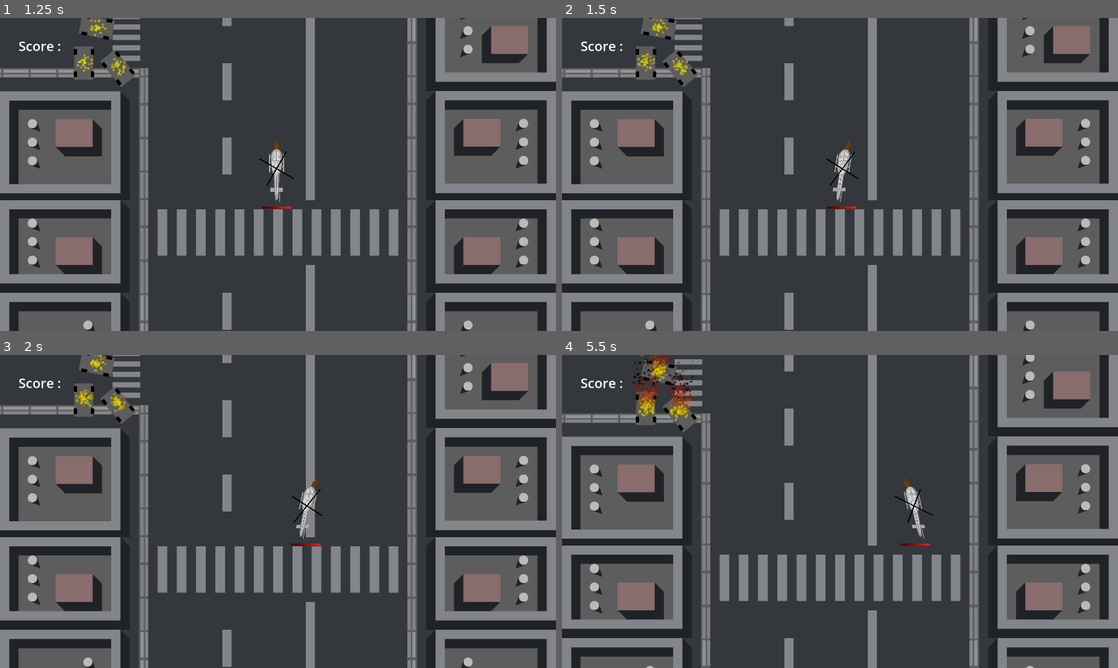
Above: before the commit, frames 1-4 (two rows, left to right).
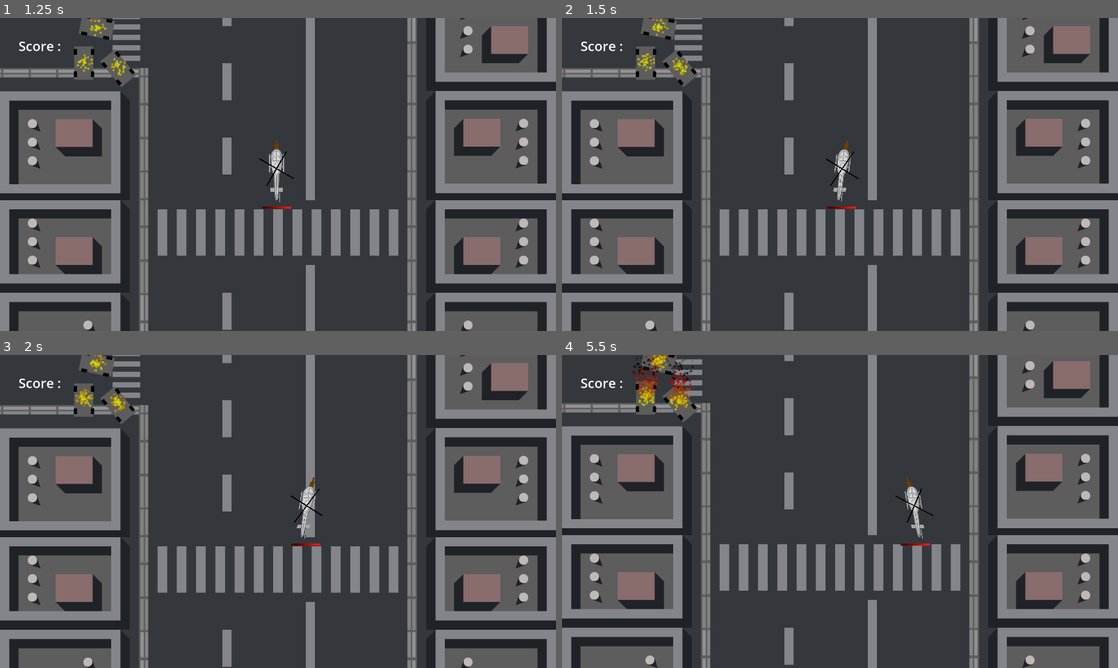
Above: after the commit, the same moments.

Repository: gargamal/alligator
Game: Godot game, scene res://Scene_Switcher/Menu/Menu.tscn
Same seed, same stepped clock (60 frames per second), same inputs: the game is played once before the commit and once after it.
Inputs:
- Up to frame 1 (1.25 s): click "Play" at 0.5 s
- Up to frame 2 (1.5 s): tap Enter at 1.25 s; hold Right (ui_right) from 1.28 s (still down)
- Up to frame 3 (2 s): keep holding Right (ui_right)
- Up to frame 4 (5.5 s): release Right (ui_right) at 2.03 s; hold Down (ui_down) 2.03-2.78 s; hold Right (ui_right) 2.78-3.53 s; hold Up (ui_up) 3.53-4.28 s; hold Left (ui_left) from 4.28 s (still down)

Frame 1 is identical in both runs. In frame 2, 0.2% of the frame differs, in the area x 47-54%, y 39-59%; in frame 3, 0.2%; in frame 4, 25%, in the area x 0-100%, y 0-100%.

Commit message:
add : sound player

Diff:
--- a/Scene_Switcher/level/game_level.tscn
+++ b/Scene_Switcher/level/game_level.tscn
@@ -135,6 +135,7 @@
 stream = ExtResource("6_4wxsg")
 volume_db = -20.0
 autoplay = true
+bus = &"Music"
 
 [connection signal="i_am_dead" from="player/player" to="." method="_on_player_dead"]
 [connection signal="timeout" from="clear" to="." method="_on_clear_timeout"]
--- a/Scene_Switcher/player/player.gd
+++ b/Scene_Switcher/player/player.gd
@@ -33,6 +33,8 @@
 var shoot_state :Shoot_State = Shoot_State.IDLE
 var bullet_time :float = 0.0
 var level_weapon :Level_Weapon = Level_Weapon.BASIC
+var bullet_idx :int = 0
+var rng = RandomNumberGenerator.new()
 
 func _ready():
 	life = life_max
@@ -42,14 +44,14 @@
 func _physics_process(delta :float):
 	velocity = lerp(velocity, input_dir * get_speed(), smooth * delta)
 
-	cockpit_sprite.skew = lerp(cockpit_sprite.skew, input_dir.x * PI/15.0, 0.1)
-	weapon_sprite.skew = lerp(cockpit_sprite.skew, input_dir.x * PI/15.0, 0.1)
+	cockpit_sprite.skew = lerp(cockpit_sprite.skew, input_dir.x * PI/20.0, 0.1)
+	weapon_sprite.skew = lerp(cockpit_sprite.skew, input_dir.x * PI/20.0, 0.1)
 
 	move_and_slide()
 	manage_shoot(delta)
 
 func get_speed() -> float:
-	return speed * (0.75 if input_dir.y > 0 else 1.0)
+	return speed * (0.85 if input_dir.y > 0 else 1.0)
 
 func _input(_event):
 	if Input.is_action_pressed("ui_down") or Input.is_action_pressed("ui_up") \
@@ -94,6 +96,7 @@
 	bullet.direction = (target_dir.global_position - global_position).normalized()
 	bullet.origin = target_pos.global_position
 	bullet_time = 0.0
+	next_shoot()
 
 func double_shoot():
 	basic_shoot(main_target,left_target)
@@ -144,3 +147,9 @@
 		Level_Weapon.TRIPLE:
 			weapon_sprite.visible = true
 			weapon_double_sprite.visible = true
+
+func next_shoot():
+	bullet_idx += 1
+	bullet_idx = bullet_idx if bullet_idx < 4 else 0
+	get_tree().create_timer(rng.randf_range(0.1, 0.2))
+	get_node("sound/shoot_gun_" + str(bullet_idx)).play()
--- a/Scene_Switcher/player/player.tscn
+++ b/Scene_Switcher/player/player.tscn
@@ -1,15 +1,20 @@
-[gd_scene load_steps=18 format=3 uid="uid://bapw7sr4haclc"]
+[gd_scene load_steps=23 format=3 uid="uid://bapw7sr4haclc"]
 
 [ext_resource type="Script" path="res://Scene_Switcher/player/player.gd" id="1_8wmr0"]
 [ext_resource type="PackedScene" uid="uid://bow40sr71gndy" path="res://Scene_Switcher/ammo/bullet.tscn" id="2_fvypt"]
-[ext_resource type="Texture2D" uid="uid://csqykqcnw8u0b" path="res://Scene_Switcher/player/asset/Armelvl1.png" id="3_nww2b"]
-[ext_resource type="Texture2D" uid="uid://c7ak5ko70m0yg" path="res://Scene_Switcher/player/asset/Armeslvl2.png" id="4_7bnte"]
-[ext_resource type="Texture2D" uid="uid://xxr06v80y6k" path="res://Scene_Switcher/player/asset/cockpit.png" id="5_eb245"]
-[ext_resource type="Texture2D" uid="uid://c8plvteecfs2x" path="res://Scene_Switcher/player/asset/Rotor1.png" id="5_thjcd"]
-[ext_resource type="Texture2D" uid="uid://cqmhyk0f6tb6p" path="res://Scene_Switcher/ammo/asset/fire_sparkles.png" id="6_ba3k0"]
+[ext_resource type="Texture2D" uid="uid://b8cbsib6jkerg" path="res://Scene_Switcher/player/asset/Armelvl1.png" id="3_nww2b"]
+[ext_resource type="Texture2D" uid="uid://d2kolgekwntrh" path="res://Scene_Switcher/player/asset/Armeslvl2.png" id="4_7bnte"]
+[ext_resource type="Texture2D" uid="uid://e343xwn6wnju" path="res://Scene_Switcher/player/asset/cockpit.png" id="5_eb245"]
+[ext_resource type="Texture2D" uid="uid://b8x6uo7qtqes3" path="res://Scene_Switcher/player/asset/Rotor1.png" id="5_thjcd"]
+[ext_resource type="Texture2D" uid="uid://drhqwrt536g3m" path="res://Scene_Switcher/ammo/asset/fire_sparkles.png" id="6_ba3k0"]
 [ext_resource type="Animation" uid="uid://biigdmqba2ogp" path="res://Scene_Switcher/ammo/animation/player_fire_basic.tres" id="8_8pnhb"]
 [ext_resource type="Animation" uid="uid://biigdmqba4ogp" path="res://Scene_Switcher/ammo/animation/player_fire_left.tres" id="9_emuoo"]
 [ext_resource type="Animation" uid="uid://biigdmqba3ogp" path="res://Scene_Switcher/ammo/animation/player_fire_right.tres" id="10_dgs86"]
+[ext_resource type="AudioStream" uid="uid://bgykkl3p5warj" path="res://Scene_Switcher/sound/engine-helicopter.mp3" id="11_pnbqh"]
+[ext_resource type="AudioStream" uid="uid://jxb30assr5lj" path="res://Scene_Switcher/sound/shoot_gun_1.mp3" id="12_veq1j"]
+[ext_resource type="AudioStream" uid="uid://cyc64wjncn72b" path="res://Scene_Switcher/sound/shoot_gun_2.mp3" id="13_vyeq7"]
+[ext_resource type="AudioStream" uid="uid://dseta55s7u7fu" path="res://Scene_Switcher/sound/shoot_gun_3.mp3" id="14_ewecj"]
+[ext_resource type="AudioStream" uid="uid://v2cl7vkk5bpi" path="res://Scene_Switcher/sound/shoot_gun_4.mp3" id="15_qd2uk"]
 
 [sub_resource type="Animation" id="Animation_8tswv"]
 resource_name = "RESET"
@@ -74,6 +79,9 @@
 script = ExtResource("1_8wmr0")
 bullet_scene = ExtResource("2_fvypt")
 
+[node name="AudioListener2D" type="AudioListener2D" parent="."]
+current = true
+
 [node name="cockpit_sprite" type="Sprite2D" parent="."]
 scale = Vector2(0.304688, 0.304688)
 texture = ExtResource("5_eb245")
@@ -179,3 +187,31 @@
 position = Vector2(-50, 110)
 texture = SubResource("GradientTexture2D_sif7m")
 centered = false
+
+[node name="sound" type="Node" parent="."]
+
+[node name="engine" type="AudioStreamPlayer" parent="sound"]
+stream = ExtResource("11_pnbqh")
+volume_db = -20.0
+autoplay = true
+bus = &"SFX"
+
+[node name="shoot_gun_0" type="AudioStreamPlayer" parent="sound"]
+stream = ExtResource("12_veq1j")
+volume_db = -10.0
+bus = &"SFX"
+
+[node name="shoot_gun_1" type="AudioStreamPlayer" parent="sound"]
+stream = ExtResource("13_vyeq7")
+volume_db = -10.0
+bus = &"SFX"
+
+[node name="shoot_gun_2" type="AudioStreamPlayer" parent="sound"]
+stream = ExtResource("14_ewecj")
+volume_db = -10.0
+bus = &"SFX"
+
+[node name="shoot_gun_3" type="AudioStreamPlayer" parent="sound"]
+stream = ExtResource("15_qd2uk")
+volume_db = -10.0
+bus = &"SFX"
Not shown: 1 places in Scene_Switcher/ammo/bullet.tscn that only renumber resources
Not shown: 1 places in Scene_Switcher/ammo/missile.tscn that only renumber resources
Not shown: 1 places in Scene_Switcher/enemy/Boss/Boss.tscn that only renumber resources
Not shown: 1 places in Scene_Switcher/level/game_level.tscn that only renumber resources
Not shown: 1 places in Scene_Switcher/level/level_A1.tscn that only renumber resources
Not shown, added: Scene_Switcher/sound/engine-helicopter.mp3
Not shown, added: Scene_Switcher/sound/shoot_gun_1.mp3
Not shown, added: Scene_Switcher/sound/shoot_gun_2.mp3
Not shown, added: Scene_Switcher/sound/shoot_gun_3.mp3
Not shown, added: Scene_Switcher/sound/shoot_gun_4.mp3
